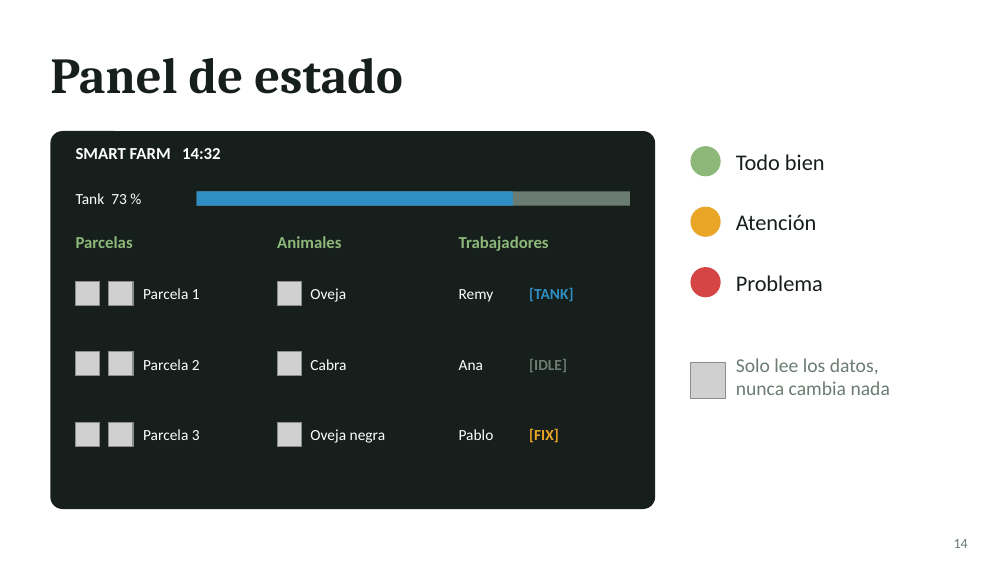
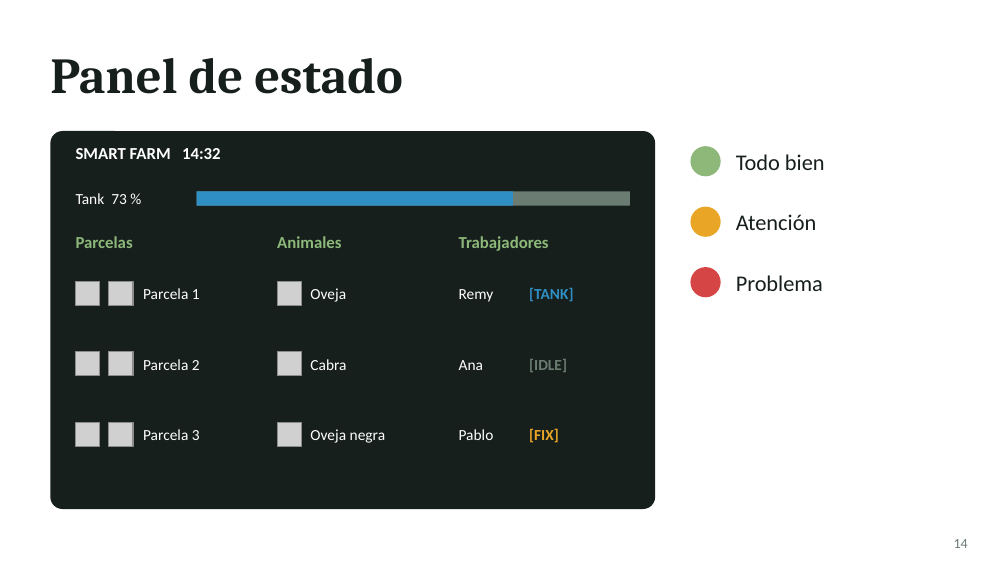
Before and after one commit to JorgeCarrascoF/SmartFarm, a slide deck: slide 14 of docs/Smart Farm - Presentación.pptx. Drawn at 1008x567 pixels with LibreOffice and Linux fonts; fonts in the diff are those of the drawing; grey boxes stand for pictures. Boxes give left, top, right and bottom in pixels: in the first picture for what was removed or moved away, otherwise in the second. Text is boxed around its words. In the diff, an @@ line names an element or a change of style, - is before the commit and + after.

```diff
--- a/docs/Smart Farm - Presentación.pptx
+++ b/docs/Smart Farm - Presentación.pptx
@@ text removed at (736,358,890,395) @@
-Solo lee los datos,
-nunca cambia nada
@@ picture removed at (690,363,726,398) @@
```
Also in this commit, not shown: 7 other slides changed, 2 other files.
